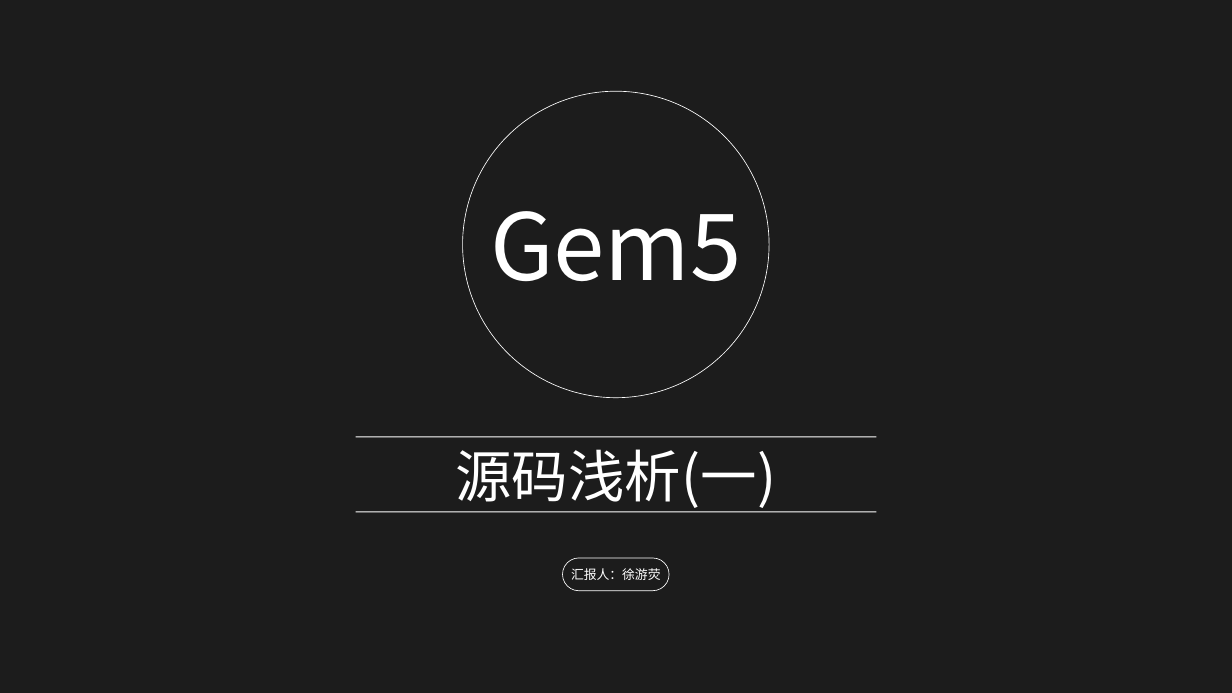
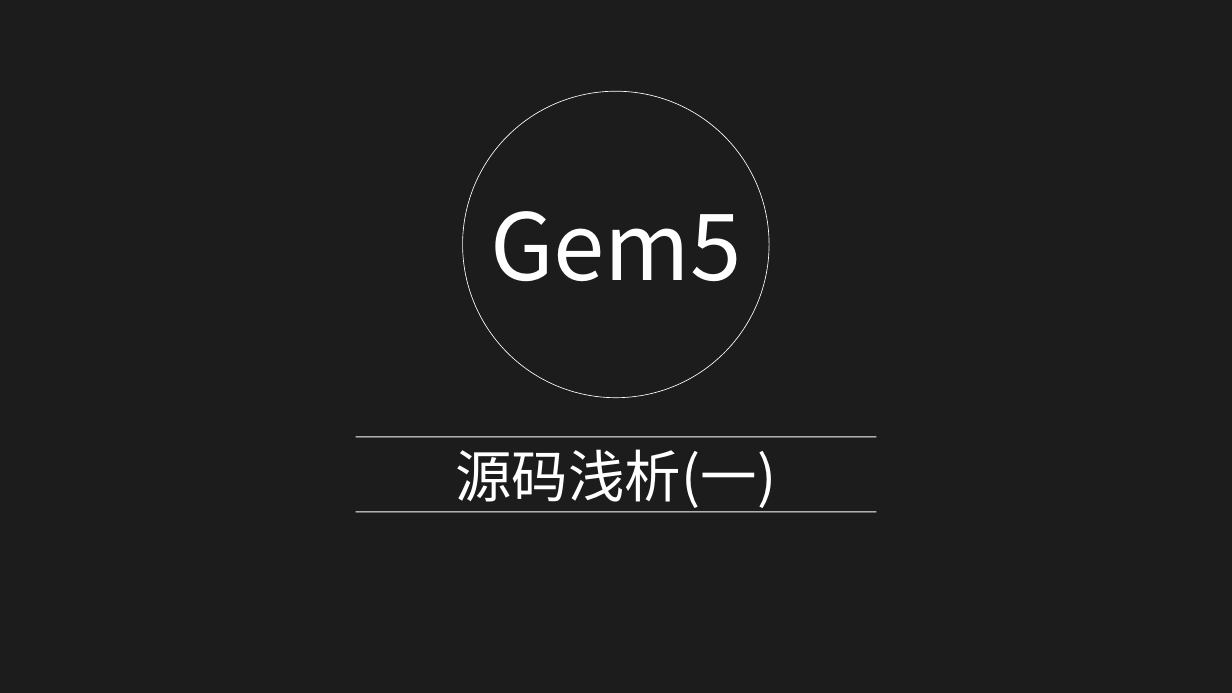
Before and after one commit to oliverxyy/gem5-source-code-learning, a slide deck: slide 1 of doc/gem5.pptx. Drawn at 1232x693 pixels with LibreOffice and Linux fonts; fonts in the diff are those of the drawing; background and template pictures are left out; a plain dark background stands for a picture behind light text. Boxes give left, top, right and bottom in pixels: in the first picture for what was removed or moved away, otherwise in the second. Text is boxed around its words. In the diff, an @@ line names an element or a change of style, - is before the commit and + after.

Commit message:
update gem5 ppt

```diff
--- a/doc/gem5.pptx
+++ b/doc/gem5.pptx
@@ rounded rectangle removed at (x1=563, y1=558, x2=669, y2=591) @@
@@ text removed at (x1=571, y1=568, x2=661, y2=580) @@
-汇报人：徐游荧
```
